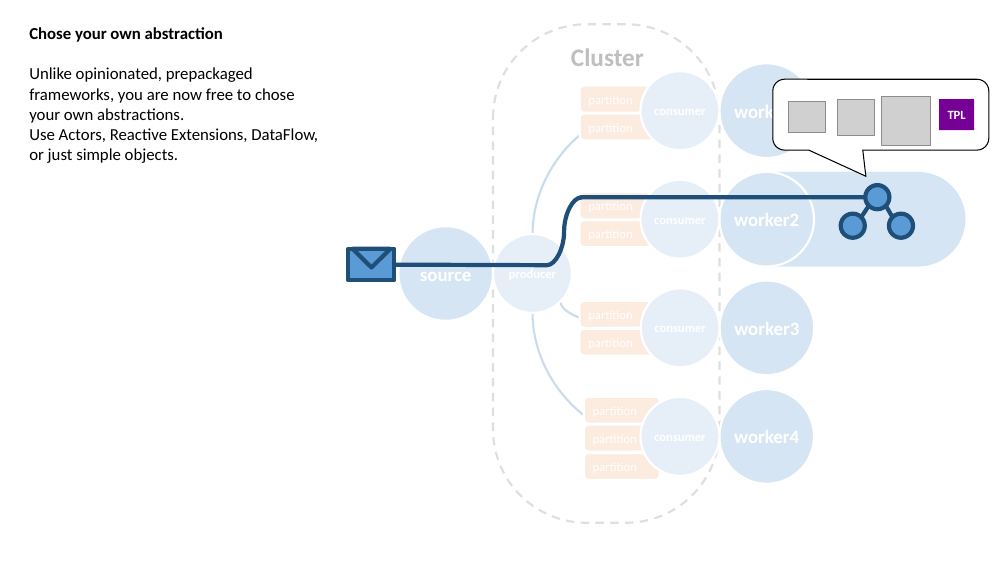
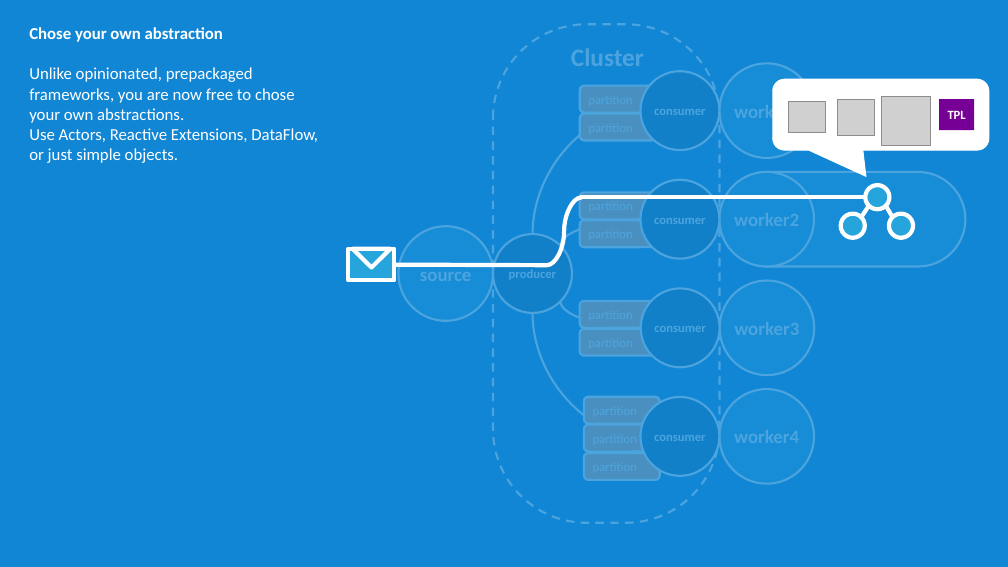
Before and after one commit to rogeralsing/Presentations, a slide deck: slide 22 of ClusterSoftware/clustersoftware.pptx (slide 11 before the commit). Drawn at 1008x567 pixels with LibreOffice and Linux fonts; fonts in the diff are those of the drawing; grey boxes stand for pictures. Boxes give left, top, right and bottom in pixels: in the first picture for what was removed or moved away, otherwise in the second. Text is boxed around its words. In the diff, an @@ line names an element or a change of style, - is before the commit and + after.

```diff
--- a/ClusterSoftware/clustersoftware.pptx
+++ b/ClusterSoftware/clustersoftware.pptx
@@ background #FFFFFF to #1186D5 @@
@@ text "Chose your own abstraction" at box(29, 27, 318, 163): text colour #000000 to #FFFFFF @@
@@ rectangle: place and size @@
-rectangle at box(375, 5, 1008, 567)
+rectangle at box(340, 0, 998, 567)
@@ rectangle at box(340, 0, 998, 567): fill #FFFFFF at 75% opacity to #1186D5 at 75% opacity @@
@@ rounded rectangle at box(493, 24, 720, 523): outline #808080 2 pt dashed to #FFFFFF 2 pt dashed @@
@@ text "Cluster" at box(571, 48, 644, 66): text colour #000000 to #FFFFFF @@
@@ rounded speech box at box(773, 79, 989, 150): outline #000000 1 pt to #FFFFFF 1 pt @@
@@ curved arrow (532, 234) - (640, 110): stroke #2E75B6 2 pt to #FFFFFF 2 pt @@
@@ text in ellipse at box(654, 109, 706, 115): text added @@
+consumer
@@ fill #5B9BD5 to #25A5DC in 5 elements at box(720, 64, 814, 158), box(399, 226, 493, 321), box(720, 389, 814, 484), box(720, 281, 814, 375), box(720, 172, 814, 266) @@
@@ rounded rectangle at box(721, 172, 966, 266): fill #5B9BD5 to #25A5DC; outline none to #FFFFFF 2 pt @@
@@ curved line (547, 265) - (582, 197): stroke #1F4E79 4 pt to #FFFFFF 4 pt @@
@@ line (582, 197) - (867, 197): stroke #1F4E79 4 pt to #FFFFFF 4 pt @@
@@ text in rounded rectangle at box(588, 199, 632, 214): text removed @@
-partition
@@ fill #9DC3E6 to #1170A4 in 5 elements at box(493, 234, 572, 313), box(640, 71, 719, 150), box(640, 397, 719, 476), box(641, 288, 720, 367), box(640, 180, 719, 259) @@
@@ line (861, 217) - (869, 206): stroke #1F4E79 4 pt to #FFFFFF 4 pt @@
@@ line (893, 217) - (886, 206): stroke #1F4E79 4 pt to #FFFFFF 4 pt @@
@@ curved arrow added from (560, 246) to (640, 219), #FFFFFF 2 pt @@
@@ text in ellipse at box(654, 218, 706, 224): text added @@
+consumer
@@ fill #5B9BD5 to #25A5DC; outline #1F4E79 4 pt to #FFFFFF 4 pt in 5 elements at box(349, 249, 395, 281), box(352, 249, 390, 268), box(866, 185, 890, 209), box(841, 214, 865, 238), box(889, 214, 913, 238) @@
@@ line (382, 265) - (547, 265): stroke #1F4E79 4 pt to #FFFFFF 4 pt @@
@@ curved arrow (532, 313) - (640, 436): stroke #2E75B6 2 pt to #FFFFFF 2 pt @@
@@ curved arrow (560, 302) - (641, 328): stroke #2E75B6 2 pt to #FFFFFF 2 pt @@
@@ text in ellipse at box(654, 326, 706, 332): text added @@
+consumer
@@ text in ellipse at box(654, 435, 706, 441): text added @@
+consumer
```
Also in this commit, not shown: 10 other slides changed, 23 slides added, 1 slide removed, 1 other file.
